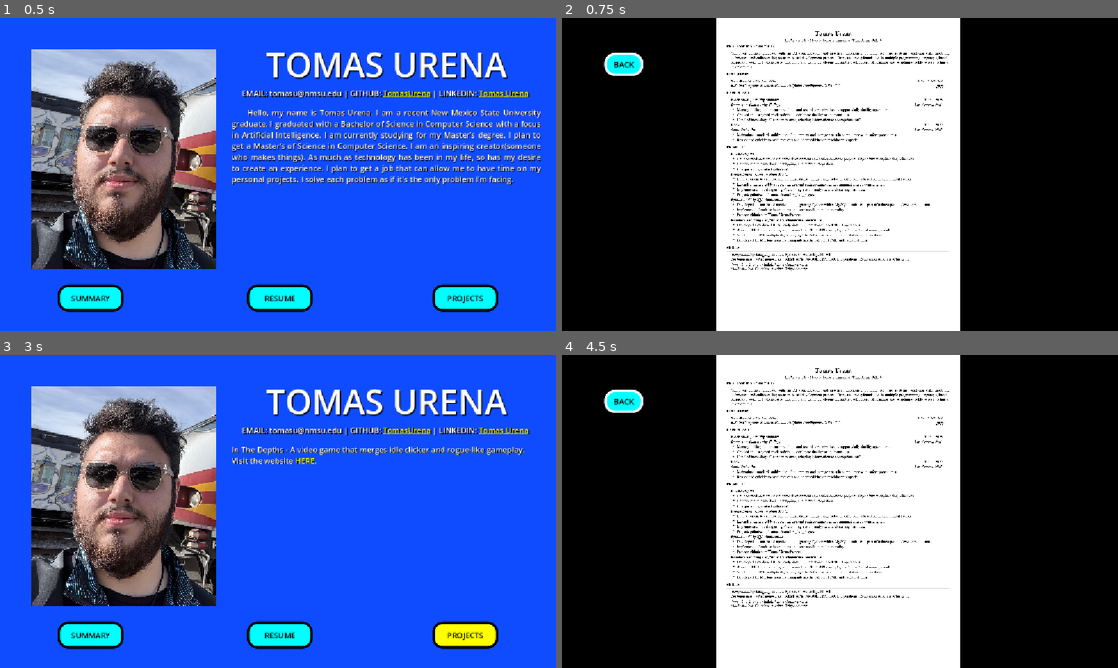
Above: before the commit, frames 1-4 (two rows, left to right).
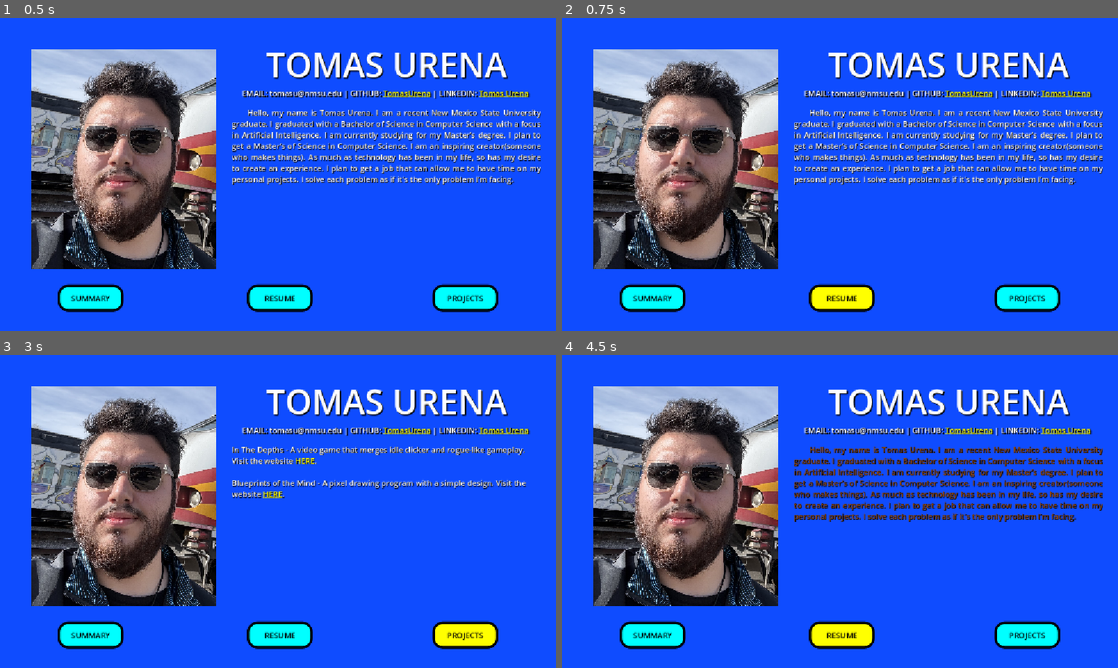
Above: after the commit, the same moments.

Repository: TomasUrena/Portfolio-TomasUrena
Game: Godot game, scene res://main.tscn
The game is run twice, just before and just after one commit, with the same random seed, the same clock (stepped at 60 frames per second) and the same inputs.
Inputs (mouse positions are in pixels of both pictures, inside the frame that each line leads up to):
- Up to frame 1 (0.5 s): no input
- Up to frame 2 (0.75 s): click "RESUME" at 0.5 s
- Up to frame 3 (3 s): click (61, 401) at 1.25 s, where only the run before the commit has a clickable "BACK"; click "SUMMARY" at 2 s; click "PROJECTS" at 2.75 s
- Up to frame 4 (4.5 s): click "SUMMARY" at 3.5 s; click "RESUME" at 4.25 s

Frame 1 is identical in both runs. In frame 2, 97% of the frame differs, in the area x 0-100%, y 0-100%; in frame 3, 1.0%; in frame 4, 97%.

Commit message:
TESTING 1

Diff:
--- a/portfolio-tomas-urena/main.gd
+++ b/portfolio-tomas-urena/main.gd
@@ -18,10 +18,41 @@
 	OS.shell_open(str(meta))
 
 
+@export_file("*.pdf") var pdf_path: String = "res://pdfs//RESUME.pdf"
 
 func _on_resume_button_pressed() -> void:
-	#OS.shell_open("res://pdfs/RESUME.pdf")
-	get_tree().change_scene_to_file("res://resume.tscn")
+	if not OS.has_feature("web"):
+		push_warning("Blob URL opening only works in Web exports.")
+		return
+
+	var bytes: PackedByteArray = FileAccess.get_file_as_bytes(pdf_path)
+	if bytes.is_empty():
+		var err = FileAccess.get_open_error()
+		push_error("Failed to load '%s'. Error code: %s (%s)" % [pdf_path, err, error_string(err)])
+		return
+
+	# Convert Godot's PackedByteArray to a JS Uint8Array
+	var js_bytes = Marshalls.raw_to_base64(bytes)
+
+	# Decode base64 to Blob and open in a new tab
+	var js_code = """
+		(function(base64) {
+			const binary = atob(base64);
+			const len = binary.length;
+			const bytes = new Uint8Array(len);
+			for (let i = 0; i < len; i++) {
+				bytes[i] = binary.charCodeAt(i);
+			}
+			const blob = new Blob([bytes], { type: 'application/pdf' });
+			const url = URL.createObjectURL(blob);
+			window.open(url, '_blank', 'noopener,noreferrer');
+		})('%s');
+	""" % js_bytes
+
+	JavaScriptBridge.eval(js_code)
+	#OS.shell_open(pdf_path)
+	#get_tree().change_scene_to_file("res://resume.tscn")
+	#JavaScriptBridge.eval("")
 	pass # Replace with function body.
 
 
--- a/portfolio-tomas-urena/main.tscn
+++ b/portfolio-tomas-urena/main.tscn
@@ -217,6 +217,8 @@
 theme_override_styles/normal = SubResource("StyleBoxFlat_1bvp3")
 bbcode_enabled = true
 text = "In The Depths - A video game that merges idle clicker and rogue-like gameplay. Visit the website [url=https://gremloid.github.io/In-The-Depths-Website/][color=yellow]HERE[/color][/url].
+
+Blueprints of the Mind - A pixel drawing program with a simple design. Visit the website [url=https://tomasurena.github.io/Blueprints-of-The-Mind/][color=yellow]HERE[/color][/url].
 "
 
 [connection signal="meta_clicked" from="CONTACT" to="." method="_on_contact_meta_clicked"]
Not shown, changed: index.pck
